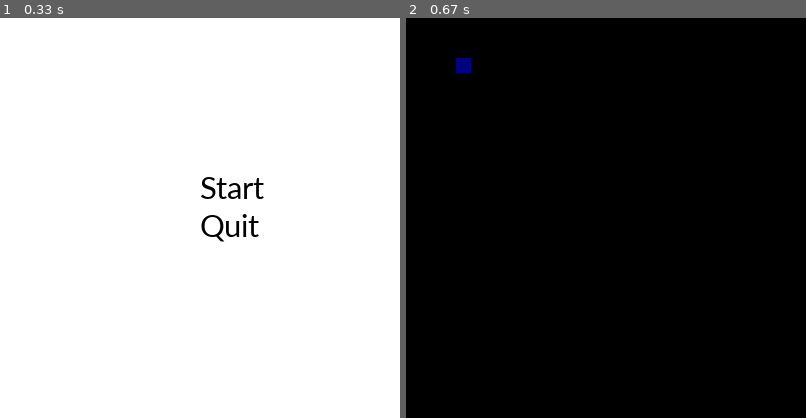
Above: before the commit, frames 1-2 (left to right).
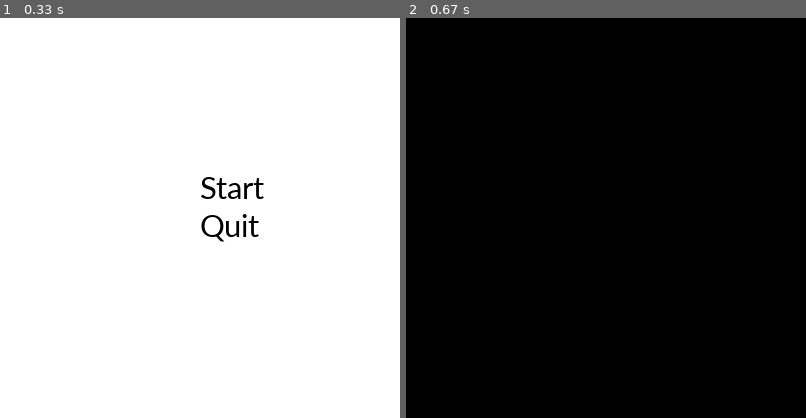
Above: after the commit, the same moments.

Repository: Shiho-c/pygame
Game: pygame game, started from main.py
Same seed, same stepped clock (60 frames per second), same inputs: the game is played once before the commit and once after it.
Inputs:
- Up to frame 1 (0.33 s): no input
- Up to frame 2 (0.67 s): click "Start" at 0.38 s

Frame 1 is identical in both runs. In frame 2, 0.1% of the frame differs, in the area x 12-17%, y 10-14%.

Commit message:
Update main.py

Diff:
--- a/main.py
+++ b/main.py
@@ -11,44 +11,29 @@
 pygame.display.set_caption('Game Testing')
 #load images
 #image = pygame.image.load('resources/ocean.jpg')
-clock = pygame.time.Clock()
+#tite kupal hahaha tite funny tite intesity <3
 
 corbel_font = pygame.font.SysFont('Corbel',35)
 
 start_button = LabelText("Start", corbel_font, black, window.get_width() / 2, window.get_height() / 2 - 50 )
 quit_button = LabelText("Quit", corbel_font, black, window.get_width() / 2, start_button.get_y() + start_button.get_height() )
-player = rect.Rect((50, 40, 15, 15))
-game_screen = False
 # infinite loop
 run = True
 while run:
     for event in pygame.event.get():
-        key = pygame.key.get_pressed()
-        if key[pygame.K_LEFT]:
-           player.move_ip(-1, 0)
-        if key[pygame.K_RIGHT]:
-           player.move_ip(1, 0)
-        if key[pygame.K_UP]:
-           player.move_ip(0, -1)
-        if key[pygame.K_DOWN]:
-           player.move_ip(0, 1)
         if event.type == pygame.QUIT:
             run = False
-
         if event.type == pygame.MOUSEBUTTONDOWN:
             cursor = pygame.mouse.get_pos()
             if start_button.collision(cursor):
                 background = (0, 0, 0)
-                game_screen = True
             elif quit_button.collision(cursor):
                 run = False
 
+    pygame.display.update()
     window.fill(background)
     window.blit(start_button.surface(), (start_button.get_x(), start_button.get_y()))
     window.blit(quit_button.surface(), (quit_button.get_x(), quit_button.get_y()))
-    if game_screen:
-        pygame.draw.rect(window, (0, 0, 128), player)
-    clock.tick(40)
     pygame.display.update()
 
 pygame.quit()
